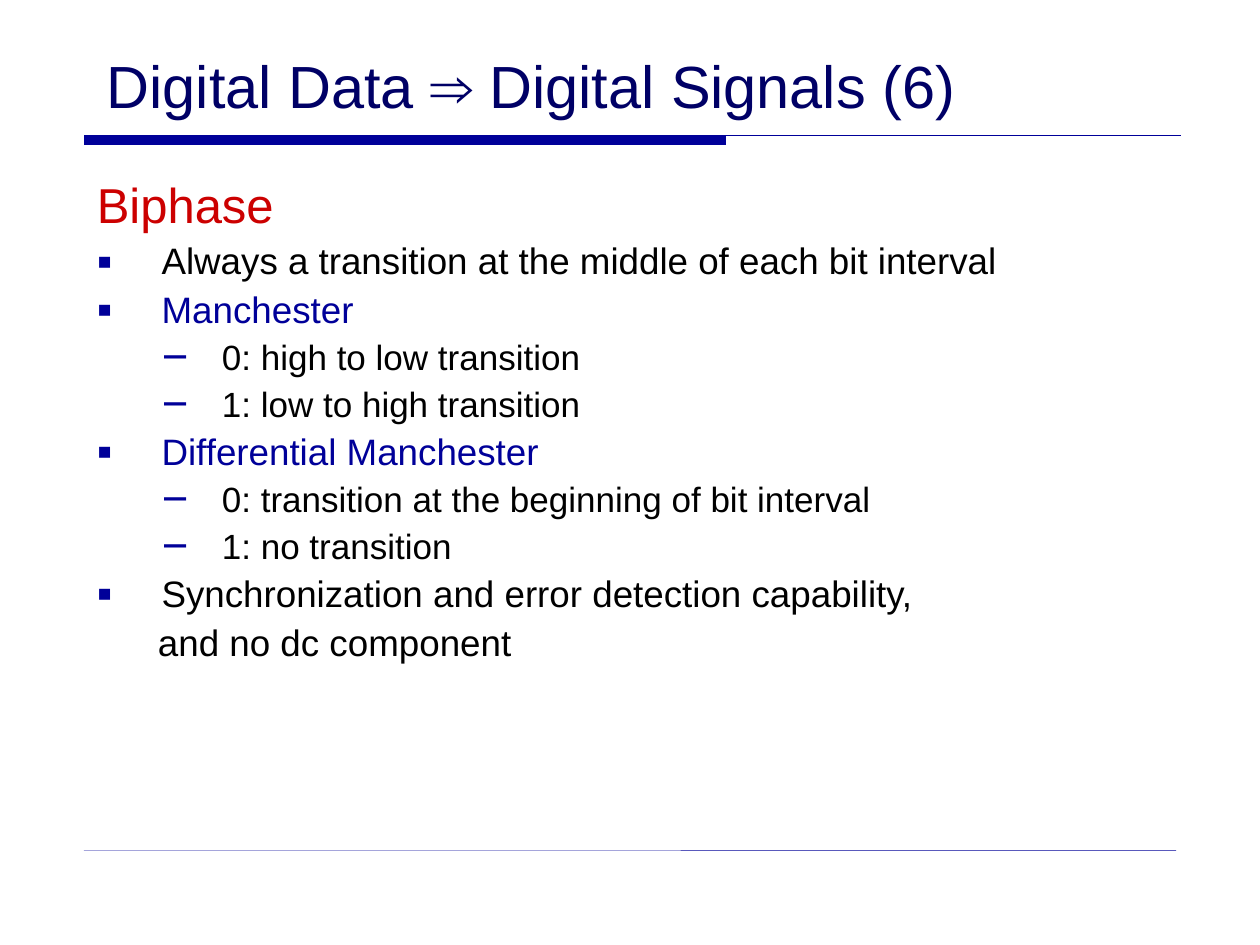
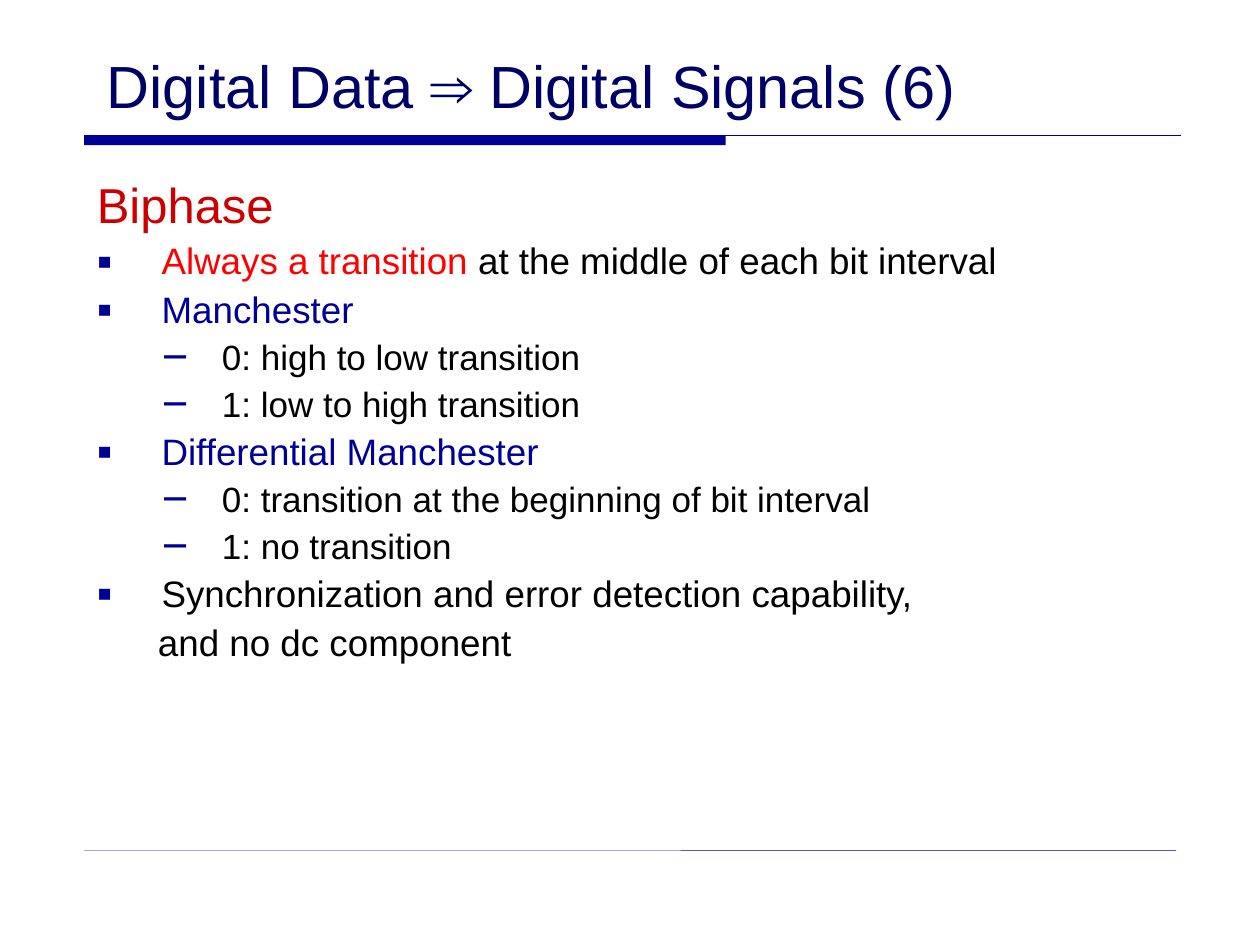
Before and after one commit to hallow92/study, a slide deck: slide 8 of 2014-1/데통/chap5_0315.ppt. Drawn at 1260x945 pixels with LibreOffice and Linux fonts; fonts in the diff are those of the drawing; background and template pictures are left out. Boxes give left, top, right and bottom in pixels: in the first picture for what was removed or moved away, otherwise in the second. Text is boxed around its words. In the diff, an @@ line names an element or a change of style, - is before the commit and + after.

```diff
--- a/2014-1/데통/chap5_0315.ppt
+++ b/2014-1/데통/chap5_0315.ppt
@@ text at box(162, 247, 996, 282): text colour #000000 to #FF0000 in "Always a transition" @@
```
Also in this commit, not shown: 33 other slides changed.
